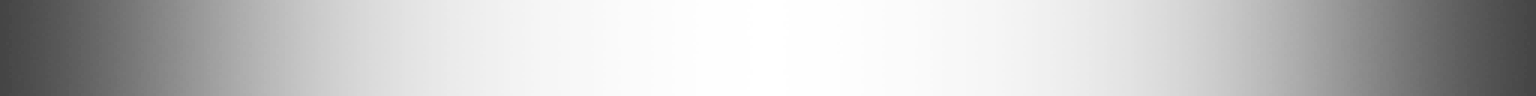
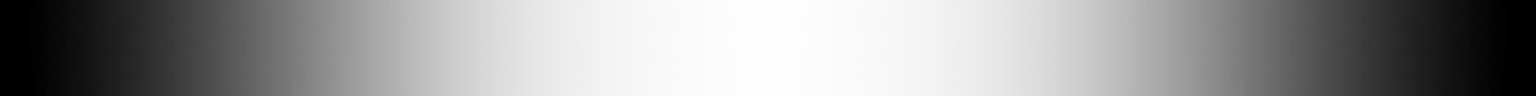
The second 1536×96 image is a revision of the first. Changes to its layers:
added layer "Layer 2 copy" above "Layer 2" over left=0, top=0, right=1536, bottom=96
hid "Layer 2", painted on it over left=0, top=0, right=1536, bottom=96
